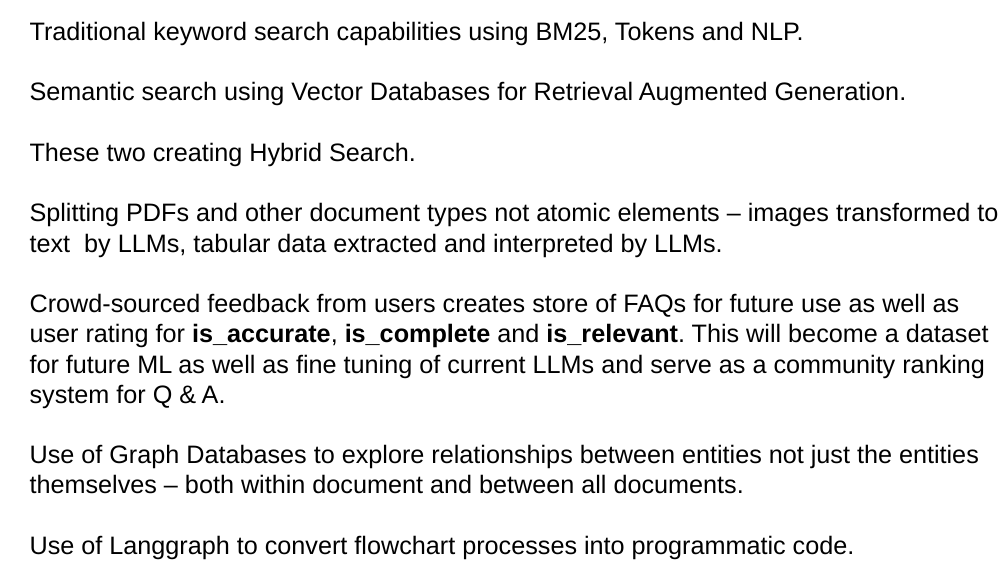
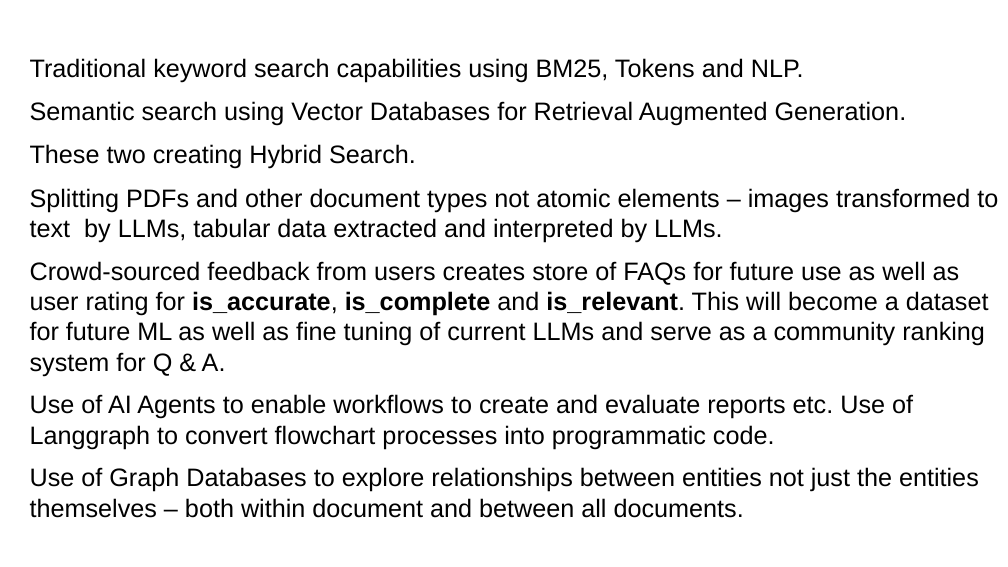
Before and after one commit to Python-Test-Engineer/AI-KB-BOOK, a slide deck: slide 2 of docs/images/rag.pptx. Drawn at 1008x567 pixels with LibreOffice and Linux fonts; fonts in the diff are those of the drawing. Boxes give left, top, right and bottom in pixels: in the first picture for what was removed or moved away, otherwise in the second. Text is boxed around its words. In the diff, an @@ line names an element or a change of style, - is before the commit and + after.

Commit message:
new images

```diff
--- a/docs/images/rag.pptx
+++ b/docs/images/rag.pptx
@@ text "Traditional keyword search capabilities using ...": place and size @@
-text "Traditional keyword search capabilities using ..." at (30,21,998,560)
+text "Traditional keyword search capabilities using ..." at (30,58,998,518)
@@ text at (30,394,913,449): paragraph added @@
+Use of AI Agents to enable workflows to create and evaluate reports etc. Use of Langgraph to convert flowchart processes into programmatic code.
@@ text at (30,535,855,560): paragraph removed @@
-Use of Langgraph to convert flowchart processes into programmatic code.
```
Also in this commit, not shown: 31 other files.
